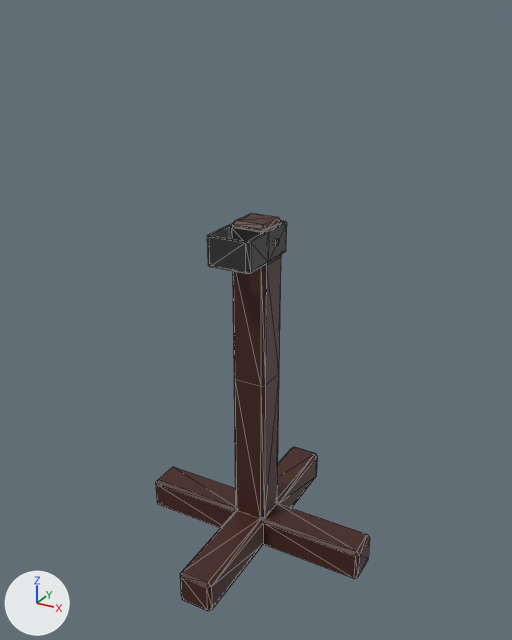
Two versions of the glTF model model/shield_rack.glb, one commit apart.
Before and after are seen from a 50 mm lens placed at (1.69, -3.09, 2.88), pointed at (0.0, -0.01, 1.34). Arrows for +X, +Y and +Z are at lower left; the lights stay in place. Mesh edges are drawn as thin lines. Where no turn or scale is listed for an object, it has been applied to the vertices.

Names of what the first picture shows: 'Rack'.
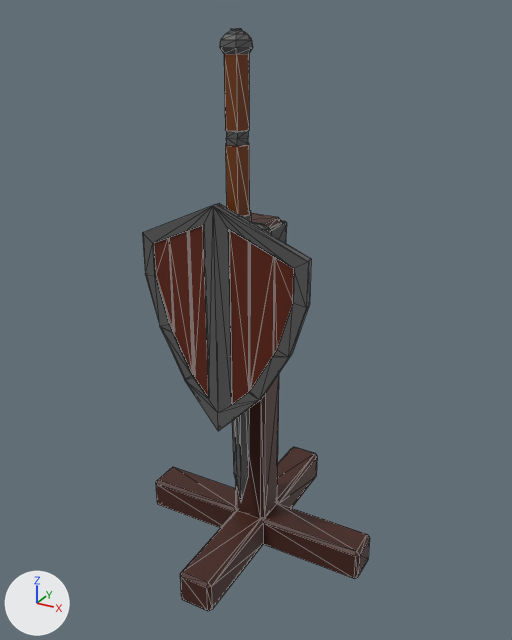
Where the change shows, as pixel boxes (x1, y1, x2, y2) in the pictures (512 x 640 px):
'Cylinder', added
    after: (142, 203, 311, 431)
    faces in mat_material_004 (brown #5d1b00): (154, 225, 294, 404)
    faces in mat_material_005 (dark grey #585858): (142, 203, 311, 431)
    faces in mat_material_006 (black #242424): (188, 230, 275, 391)
'Cylinder.001', added
    after: (220, 29, 271, 503)
    faces in mat_material_001 (brown #6e3400): (224, 54, 250, 216)
    faces in mat_material_002 (dark grey #555555): (220, 29, 271, 503)

Edits to the bpy script that builds the scene:
```text
Add mat_material_004:
    mat_material_004 = principled_material('Material.004')
    mat_material_004.base_color = (0.109, 0.011, 0.0)  # brown #5d1b00
Add mat_material_005:
    mat_material_005 = principled_material('Material.005')
    mat_material_005.base_color = (0.0985, 0.0985, 0.0985)  # dark grey #585858
Add mat_material_006:
    mat_material_006 = principled_material('Material.006')
    mat_material_006.base_color = (0.0178, 0.0178, 0.0178)  # black #242424
Add mat_material_002:
    mat_material_002 = principled_material('Material.002')
    mat_material_002.base_color = (0.0919, 0.0919, 0.0919)  # dark grey #555555
Add mat_material_001:
    mat_material_001 = principled_material('Material.001')
    mat_material_001.base_color = (0.157, 0.0348, 0.0)  # brown #6e3400
Add me_cylinder_002:
    me_cylinder_002.from_pydata(...)  # 104 vertices, 206 faces; spans x -0.457..0.457, y -0.065..0.034, z -1.112..0.087
    # faces by material slot: [36, 162, 8]
    me_cylinder_002.materials.append(mat_material_004)  # brown #5d1b00
    me_cylinder_002.materials.append(mat_material_005)  # dark grey #585858
    me_cylinder_002.materials.append(mat_material_006)  # black #242424
Add me_cylinder:
    me_cylinder.from_pydata(...)  # 144 vertices, 288 faces; spans x -0.18..0.18, y -0.08..0.08, z -2.09..0.46
    # faces by material slot: [48, 240]
    me_cylinder.materials.append(mat_material_001)  # brown #6e3400
    me_cylinder.materials.append(mat_material_002)  # dark grey #555555
Add ob_cylinder:
    ob_cylinder = bpy.data.objects.new('Cylinder', me_cylinder_002)
    ob_cylinder.location = (-0.003, -0.347, 1.972)
Add ob_cylinder_001:
    ob_cylinder_001 = bpy.data.objects.new('Cylinder.001', me_cylinder)
    ob_cylinder_001.location = (0.0, -0.189, 2.335)
```
